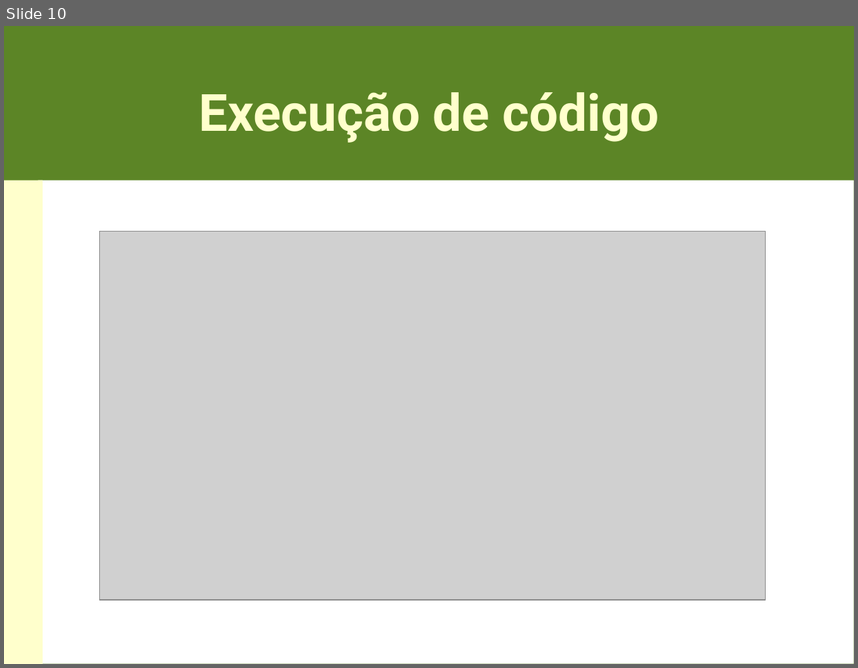
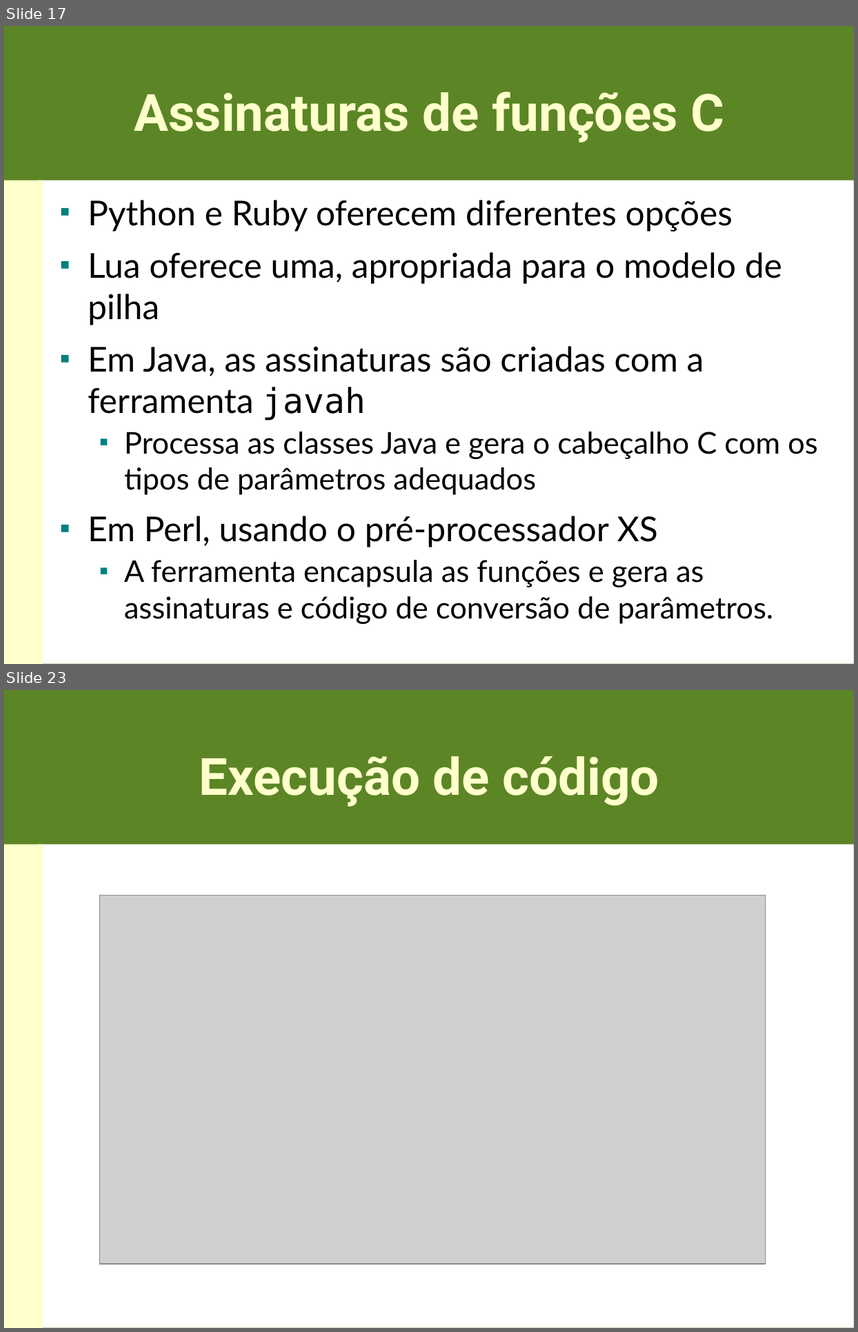
Before and after one commit to hishamhm/libscript, a slide deck: doc/apresentacao.odp. Shown one above the other, each under a label of ours: slide 10 before the commit, slides 17 and 23 after it; the slides between them are not shown. The pictures are 858x668 and 858x1332 pixels, drawn with LibreOffice and Linux fonts; fonts in the diff are those of the drawing; grey boxes stand for pictures. Boxes give left, top, right and bottom in pixels: in the first picture for what was removed or moved away, otherwise in the second. Text is boxed around its words. In the diff, an @@ line names an element or a change of style, - is before the commit and + after.

```diff
--- a/doc/apresentacao.odp
+++ b/doc/apresentacao.odp
@@ slide 17 added at [4,26,854,664], background #5C8526; not listed: 2 template elements that a slide beside it also shows @@
@@ title added at [134,92,724,143], 48 pt, text #FFFFCC, bold @@
+Assinaturas de funções C
@@ text added at [87,200,818,624], 32 pt, text #000000 @@
+■ Python e Ruby oferecem diferentes opções
+■ Lua oferece uma, apropriada para o modelo de pilha
+■ Em Java, as assinaturas são criadas com a ferramenta javah
+  ■ Processa as classes Java e gera o cabeçalho C com os tipos de parâmetros adequados
+■ Em Perl, usando o pré-processador XS
+  ■ A ferramenta encapsula as funções e gera as assinaturas e código de conversão de parâmetros.
@@ what was slide 10 is now slide 23 @@
```
Also in this commit, not shown: 6 slides changed, 21 other slides added, 2 slides removed, 1 other file.
